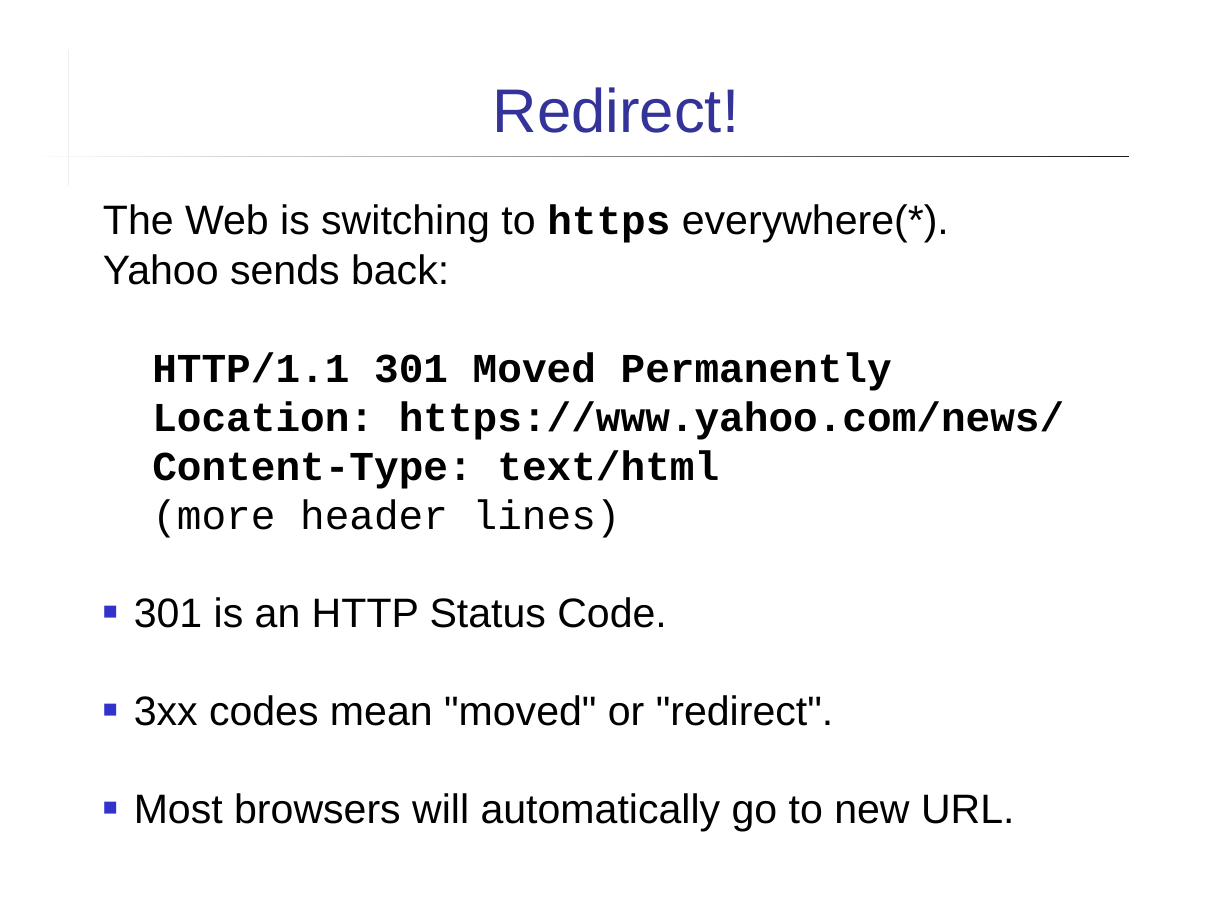
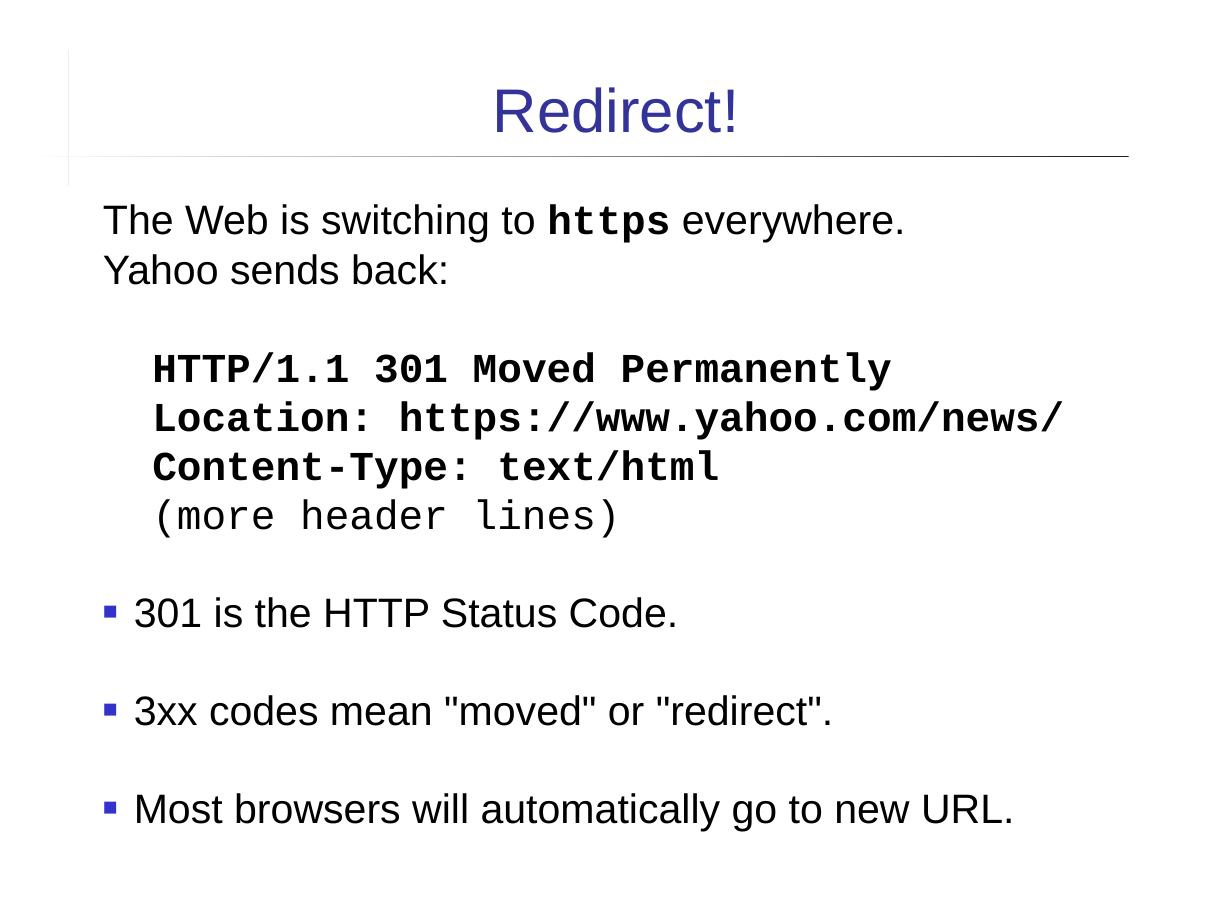
Before and after one commit to cpske/ISP, a slide deck: slide 10 of web/HTTP-in-Action.ppt (slide 9 before the commit). Drawn at 1232x924 pixels with LibreOffice and Linux fonts; fonts in the diff are those of the drawing. Boxes give left, top, right and bottom in pixels: in the first picture for what was removed or moved away, otherwise in the second. Text is boxed around its words. In the diff, an @@ line names an element or a change of style, - is before the commit and + after.

```diff
--- a/web/HTTP-in-Action.ppt
+++ b/web/HTTP-in-Action.ppt
@@ text at box(103, 204, 906, 285): text changed @@
-The Web is switching to https everywhere(*).
-Yahoo sends back:
+The Web is switching to https everywhere.
+Yahoo sends back:
@@ text at box(134, 597, 679, 628): text changed @@
-■ 301 is an HTTP Status Code.
+■ 301 is the HTTP Status Code.
```
Also in this commit, not shown: 7 other slides changed, 1 slide added, 13 other files.
